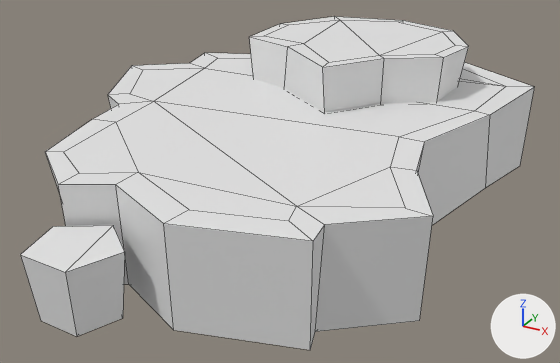
Before and after pictures for a commit that changed the FBX model assets/rock-terrasse.fbx.
Before and after are seen from a camera (50 mm lens) standing at (4.97, -8.93, 4.56) and looking at (0.3, -0.44, 0.32). The lights are fixed; the arrows at lower right show +X, +Y and +Z. Mesh edges are drawn as thin lines. Where no turn or scale is listed for an object, it has been applied to the vertices.

In view in the first picture: 'rock-terrasse'.
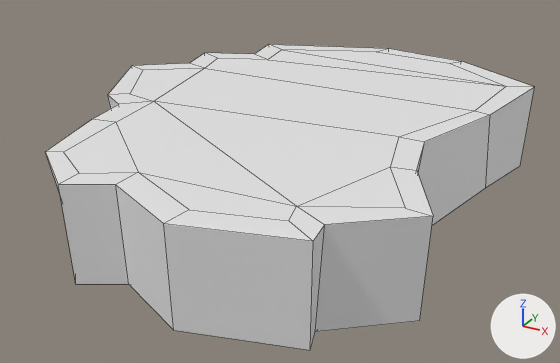
The newer file is also rescaled (x2.54) as a whole; pictures and numbers use the older file's frame.

The edits, one by one:
me_rock_terrasse has 103 vertices, 95 faces and spans x -3.02..3.02, y -4.27..3.69, z 0.0..1.88.
me_rock_terrasse is used by ob_rock_terrasse; location (0.0, 0.0, 0.0).
me_rock_terrasse part 1: the loose piece of 30 vertices spanning x -1.02..2.07, y -0.09..3.13, z 1.22..1.88 is deleted.
me_rock_terrasse part 2: the loose piece of 10 vertices spanning x -0.7..0.32, y -4.27..-3.28, z 0.0..0.8 is deleted.

Where the change shows, as pixel boxes [x1, y1, x2, y2] in the pictures (560 x 363 px):
'rock-terrasse', reshaped (8% shorter): before [20, 17, 535, 350]; after [45, 45, 535, 350]
part 1 of me_rock_terrasse, deleted: before [249, 17, 469, 112]
part 2 of me_rock_terrasse, deleted: before [20, 225, 125, 336]
